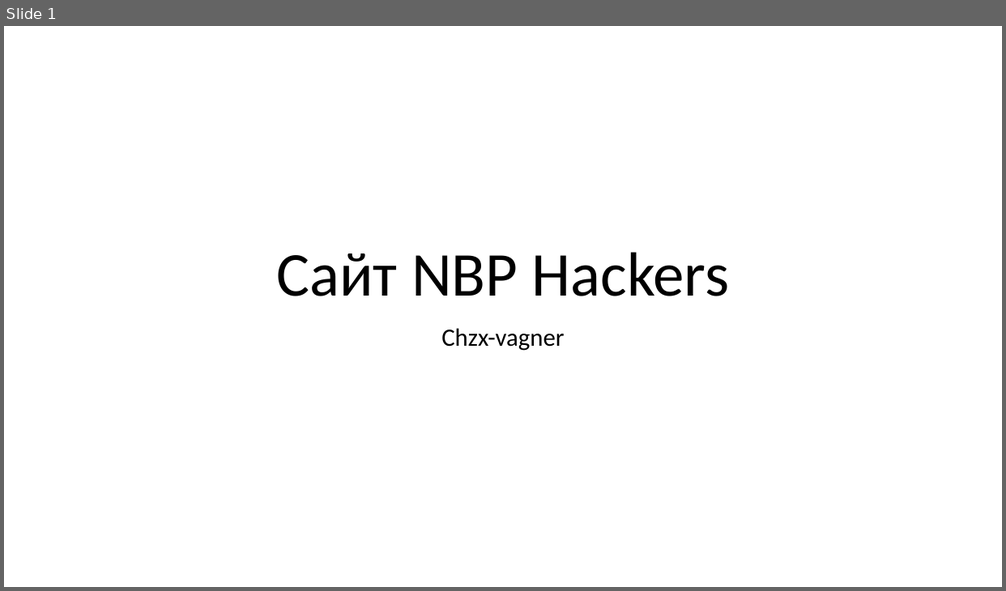
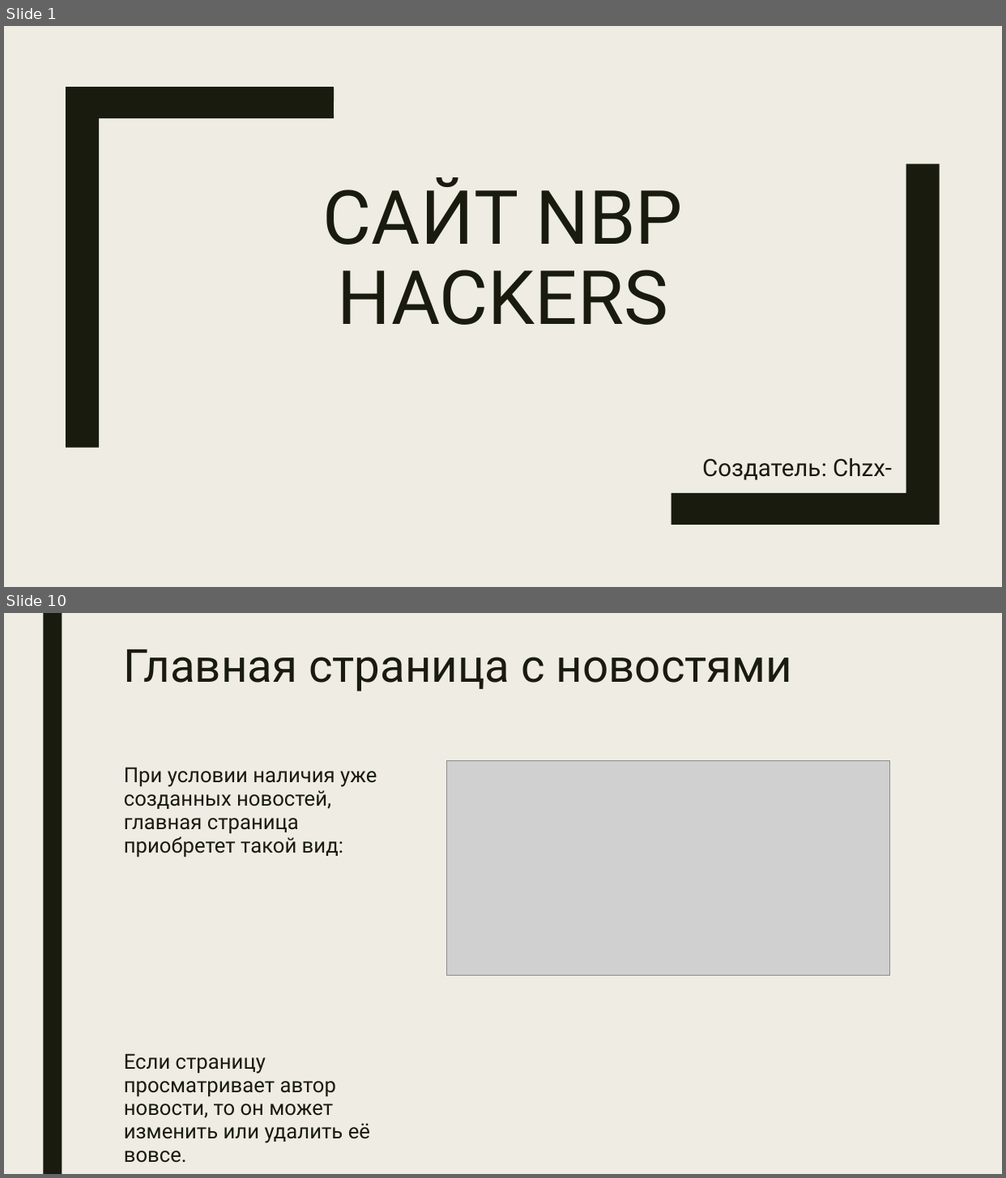
Before and after one commit to chzx-vagner/NBP_Website, a slide deck: NBP_Website.pptx. Shown one above the other, each under a label of ours: slide 1 before the commit, slides 1 and 10 after it; the slides between them are not shown. The pictures are 1006x591 and 1006x1178 pixels, drawn with LibreOffice and Linux fonts; fonts in the diff are those of the drawing; grey boxes stand for pictures. Boxes give left, top, right and bottom in pixels: in the first picture for what was removed or moved away, otherwise in the second. Text is boxed around its words. In the diff, an @@ line names an element or a change of style, - is before the commit and + after.

```diff
--- a/NBP_Website.pptx
+++ b/NBP_Website.pptx
@@ slide 10 added at (x1=4, y1=613, x2=1002, y2=1174), background #EFEDE3 @@
@@ rectangle added at (x1=43, y1=613, x2=62, y2=1174), fill #191B0E @@
@@ title added at (x1=124, y1=649, x2=792, y2=692), 44 pt, text #191B0E @@
+Главная страница с новостями
@@ text added at (x1=124, y1=767, x2=377, y2=1163), 20 pt, text #191B0E @@
+При условии наличия уже созданных новостей, главная страница приобретет такой вид:
+Если страницу просматривает автор новости, то он может изменить или удалить её вовсе.
@@ picture added at (x1=446, y1=760, x2=889, y2=975) @@
@@ slide 1 changed as well @@
@@ background #FFFFFF to #EFEDE3 @@
@@ freeform shape added at (x1=66, y1=87, x2=334, y2=447), fill #191B0E @@
@@ freeform shape added at (x1=671, y1=164, x2=940, y2=525), fill #191B0E @@
@@ title at (x1=323, y1=177, x2=683, y2=325): text changed; size 60 to 72 pt; font Calibri to Roboto; text colour #000000 to #191B0E @@
-Сайт NBP Hackers
+САЙТ NBP HACKERS
@@ subtitle at (x1=702, y1=459, x2=892, y2=493): text changed; size 24 to 23 pt; font Calibri to Roboto; text colour #000000 to #191B0E @@
-Chzx-vagner
+Создатель: Chzx-vagner
```
Also in this commit, not shown: 1 other slide changed, 8 other slides added, 2 slides removed, 18 other files.
